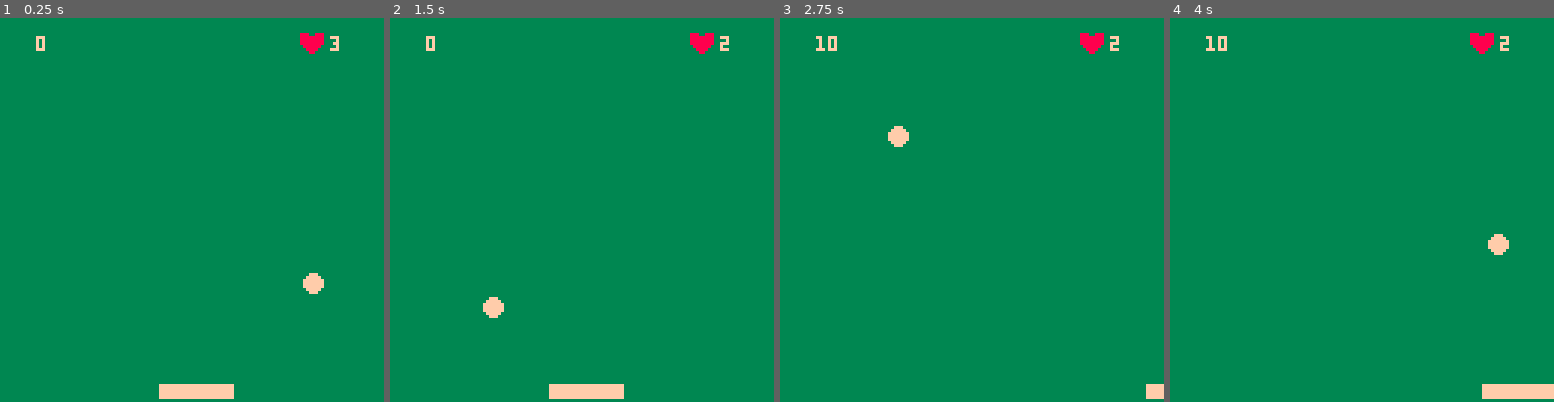
Above: before the commit, frames 1-4 (left to right).
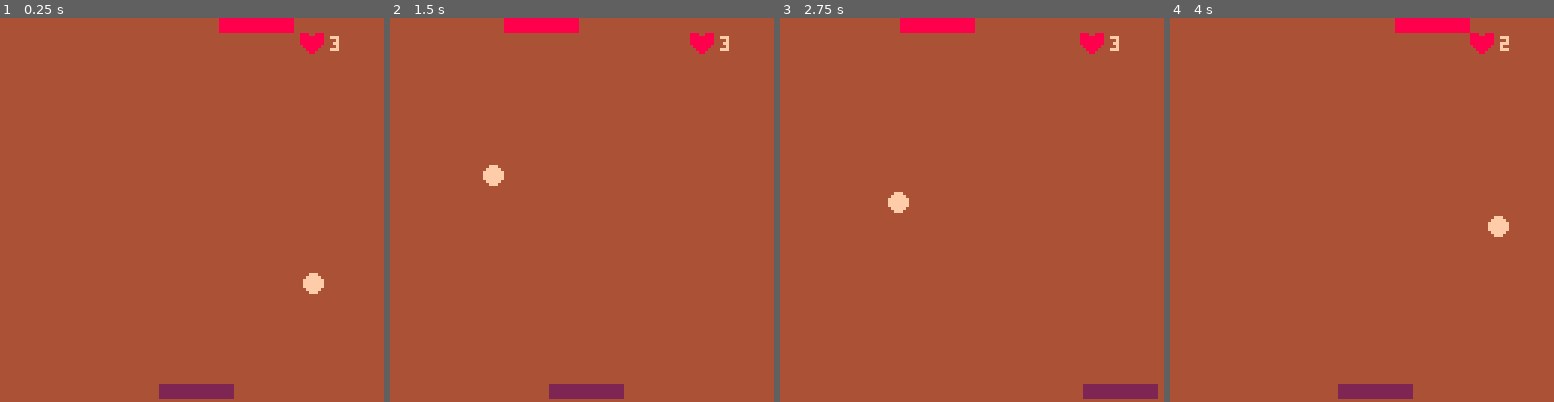
Above: after the commit, the same moments.

Repository: djyn123/pong_cc
Game: PICO-8 cartridge pong.p8
Two runs of this game, one before a commit and one after it. Both use one fixed random seed, a clock stepped at 60 frames per second and the inputs below.
Inputs:
- Up to frame 1 (0.25 s): no input
- Up to frame 2 (1.5 s): no input
- Up to frame 3 (2.75 s): hold Right 1.6-2.1 s; hold Right from 2.47 s (still down)
- Up to frame 4 (4 s): release Right at 3.03 s; hold Left 3.08-3.58 s

The runs differ from the first frame. In frame 1, 99% of the frame differs, in the area x 0-100%, y 0-100%; in frame 2, 100%; in frame 3, 100%; in frame 4, 100%.

Commit message:
Update pong.p8
final version(a peu pres

Diff:
--- a/pong.p8
+++ b/pong.p8
@@ -5,6 +5,11 @@
 pady = 122
 padw = 24
 padh = 4
+
+padiax = 53
+padiay = 0
+padiaw = 24
+padiah = 4
 
 ballx = 64
 bally = 64
@@ -14,21 +19,30 @@
 
 score = 0
 lives = 3
+livesia = 3
+colour = 15
 
 function movepaddle()
- if btn(0) then
+ if btn(0) and padx >=3 then
    padx -= 3
- elseif btn(1) then
+ elseif btn(1) and padx+padw < 125 then
  		padx += 3
  end
 end
 
+function moveia()
+	 padiax += ballxdir*(1/2)
+end
+
 function _update()
-  movepaddle()
-  moveball()
-  bounceball()
-  bouncepaddle()
-		loseball()
+	 if lives > 0 then
+  	movepaddle()
+  	moveball()
+  	moveia()
+  	bounceball()
+  	bouncepaddle()
+			loseball()
+		end
 end
 
 function moveball()
@@ -39,32 +53,38 @@
 function bounceball()
   if ballx < ballsize then
     ballxdir = -ballxdir
-    sfx(0)
+   -- sfx(0)
   end
 
   if ballx > 128 - ballsize then
     ballxdir = -ballxdir
-    sfx(0)
+   -- sfx(0)
   end
 
   if bally < ballsize then
     ballydir = -ballydir
-    sfx(0)
+    --sfx(0)
   end
 end
 
 function bouncepaddle()
  	if ballx >= padx and ballx <= padx+padw and bally > pady then
-	  sfx(0)
+	  --sfx(0)
 	  ballydir = -ballydir
 	  score+=10
+	  colour = rnd(128)
 	 end
+	 if ballx >= padiax and ballx <= padiax+padiaw and bally > padiah+pady then
+		--sfx(0)
+		ballydir =-ballydir
+	end
 end
+
 
 function loseball()
 		if bally > 128 then
 				if lives > 0 then
-				  sfx(3)
+				  --sfx(3)
 				  bally = 24
 				  lives -= 1
 			 end
@@ -72,21 +92,38 @@
 				  ballydir = 0
 				  ballxdir = 0
 				  bally = 64
-				  sfx(5)
+				 --sfx(5)
 				end
+		end
+		if bally < 0 then
+				if livesia > 0 then
+					 livesia -= 1
+				end
+				elseif livesia == 0 then
+					ballydir = 0
+					ballxdir = 0
+					bally = 64
 		end
 end
 
+
+
 function _draw()
-		rectfill(0,0,128,128,3)
-		print(score, 12,6,15)
+		rectfill(0,0,128,128,20)
+		print(score, 12,6,20)
 		for i = 1, lives do
 				spr(001,100,4)
 		end
-
 		print(lives, 110,6,15)
-	 rectfill(padx,pady,padx+padw,pady+padh,15)
+	 rectfill(padx,pady,padx+padw,pady+padh,50)
+		rectfill(padiax,padiay,padiax+padiaw,padiay+padiah,120)
 		circfill(ballx, bally, ballsize, 15)
+		if lives == 0 then
+						local t = "try again(wiisport ref)"
+				  print(t,23,64,45)
+		elseif livesia == 0 then
+						print("ia looses (not a surprise)",24,64,45)
+		end
 end
 __gfx__
 00000000000000000000000000000000000000000000000000000000000000000000000000000000000000000000000000000000000000000000000000000000
Not shown, changed: the sound effects (__sfx__) section of pong.p8
